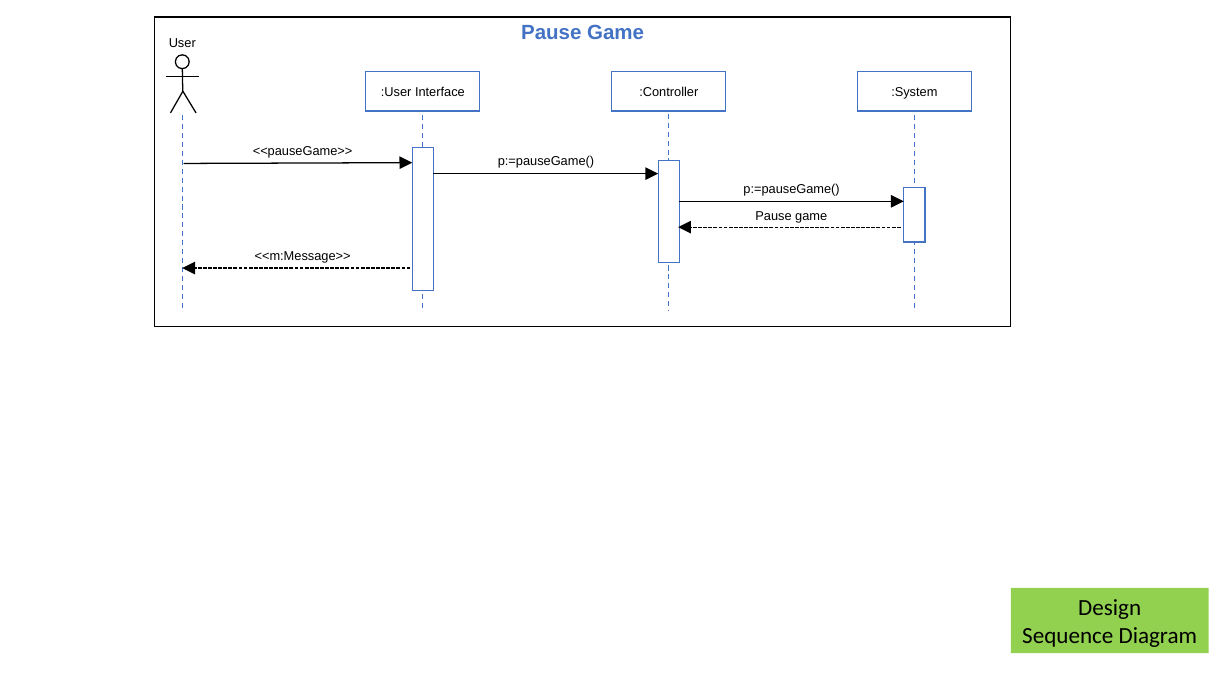
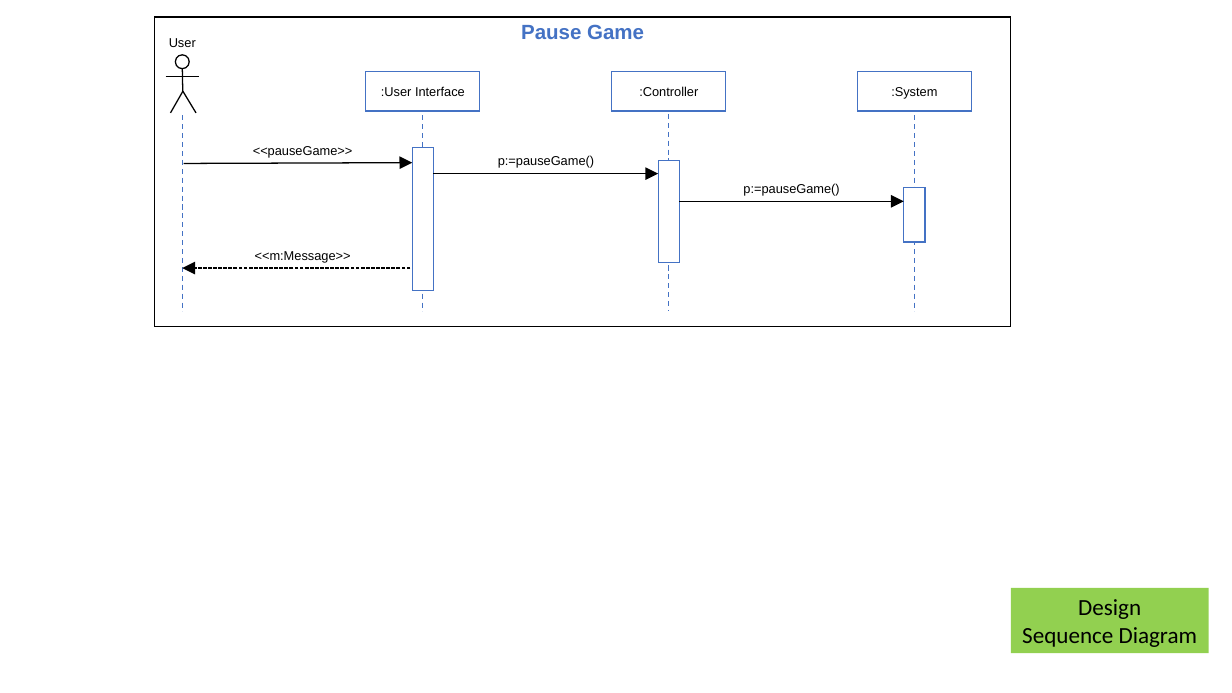
Before and after one commit to Eezby/Project-Burger, a slide deck: slide 15 of Documents/Deliverable drafts_&_templates/Deliverable 2/Sequence Diagram Source Graphics.pptx. Drawn at 1232x693 pixels with LibreOffice and Linux fonts; fonts in the diff are those of the drawing. Boxes give left, top, right and bottom in pixels: in the first picture for what was removed or moved away, otherwise in the second. Text is boxed around its words. In the diff, an @@ line names an element or a change of style, - is before the commit and + after.

```diff
--- a/Documents/Deliverable drafts_&_templates/Deliverable 2/Sequence Diagram Source Graphics.pptx
+++ b/Documents/Deliverable drafts_&_templates/Deliverable 2/Sequence Diagram Source Graphics.pptx
@@ arrow removed from (901, 227) to (678, 227) @@
@@ text removed at [755, 211, 827, 223] @@
-Pause game
```
Also in this commit, not shown: 7 other slides changed, 2 other files.
